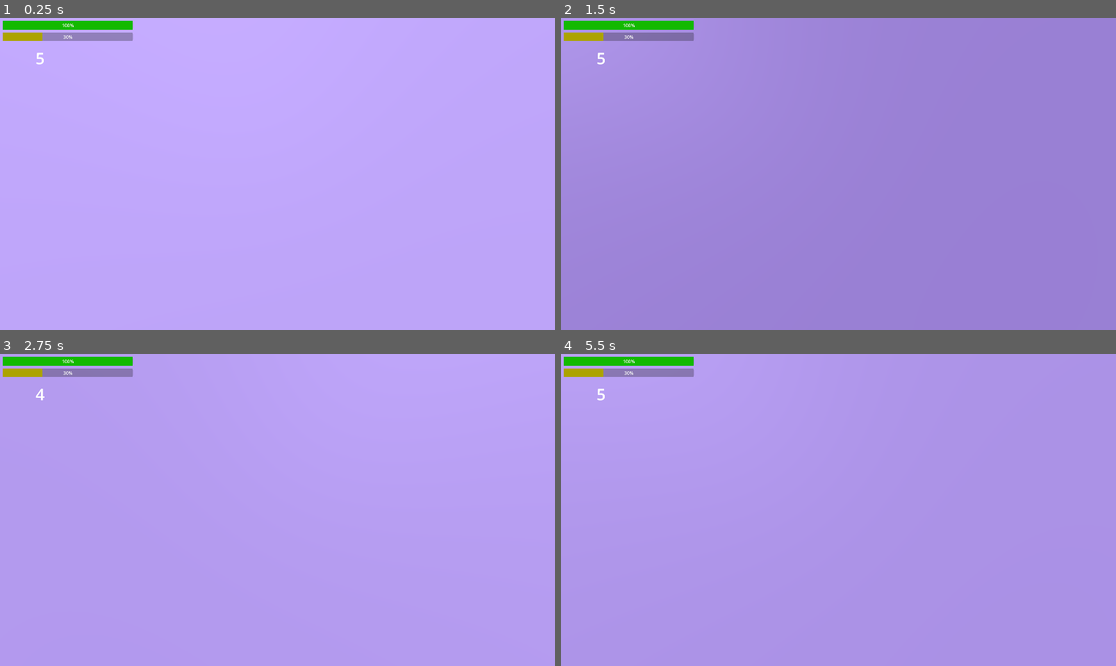
Above: before the commit, frames 1-4 (two rows, left to right).
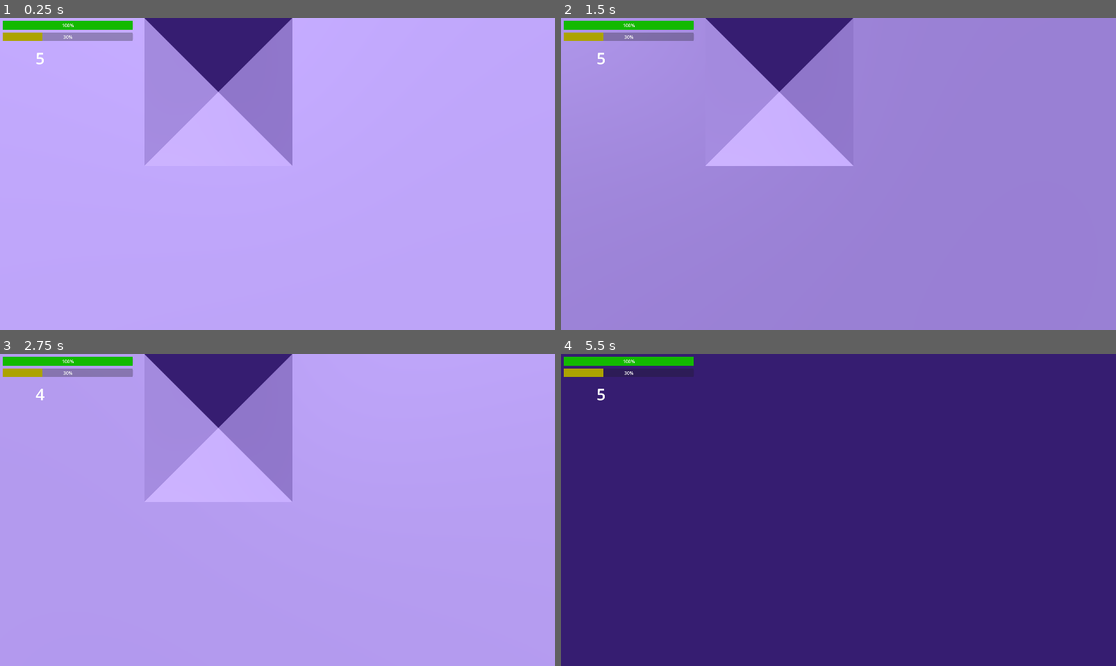
Above: after the commit, the same moments.

Repository: zalt00/SlipFeetpics
Game: Godot game, scene res://scenes/levels/niveau_amedee.tscn
The game is run twice, just before and just after one commit, with the same random seed, the same clock (stepped at 60 frames per second) and the same inputs. The project has no main scene, so this scene is started directly.
Inputs (mouse positions are in pixels of both pictures, inside the frame that each line leads up to):
- Up to frame 1 (0.25 s): no input
- Up to frame 2 (1.5 s): tap Enter (pause) at 0.5 s; move the mouse to (866, 174) at 0.52 s; hold W (avant) from 0.53 s (still down); tap S (arrière) at 0.6 s; tap R (respawn) at 1.25 s; move the mouse to (810, 174) at 1.27 s; tap F (godmod) at 1.35 s
- Up to frame 3 (2.75 s): keep holding W (avant); tap R (respawn) at 2 s; move the mouse to (288, 503) at 2.02 s; click (288, 503) at 2.1 s
- Up to frame 4 (5.5 s): keep holding W (avant); tap R (respawn) at 2.75, 3.5, 4.25 s; move the mouse to (832, 516) at 2.77 s; tap Middle mouse button (tirer_secondaire) at 2.85 s; move the mouse to (877, 513) at 3.52 s; hold Right mouse button (viser) 3.53-4.28 s; move the mouse to (794, 506) at 4.27 s; tap Z at 4.35 s; move the mouse to (844, 510) at 5.02 s; tap E at 5.1 s

The runs differ from the first frame. In frame 1, 9.5% of the frame differs, in the area x 26-53%, y 0-48%; in frame 2, 6.4%; in frame 3, 6.3%; in frame 4, 99%, in the area x 0-100%, y 0-100%.

Commit message:
detection lum

Diff:
--- a/scenes/antimatter_player_node.tscn
+++ b/scenes/antimatter_player_node.tscn
@@ -30,8 +30,10 @@
 script = ExtResource("1_tf8ae")
 projectile = NodePath("CSGMesh3D")
 
-[node name="MeshInstance3D" type="MeshInstance3D" parent="."]
+[node name="quad de shader" type="MeshInstance3D" parent="."]
 transform = Transform3D(1.07713, 0, 0, 0, 1.04222, 0, 0, 0, 1.06053, 0.0119474, 0, -0.353876)
+layers = 2
+cast_shadow = 0
 mesh = SubResource("QuadMesh_sywrr")
 surface_material_override/0 = SubResource("ShaderMaterial_0wb0k")
 
--- a/scenes/fps_player.tscn
+++ b/scenes/fps_player.tscn
@@ -1,11 +1,12 @@
-[gd_scene load_steps=14 format=3 uid="uid://bjqcqg24t4o3"]
+[gd_scene load_steps=16 format=3 uid="uid://bjqcqg24t4o3"]
 
 [ext_resource type="Script" path="res://scripts/player.gd" id="1_3j6es"]
 [ext_resource type="PackedScene" uid="uid://bigttmwopa71u" path="res://scenes/camera_items.tscn" id="2_f1rdo"]
-[ext_resource type="Material" uid="uid://l5iu0nejt7o3" path="res://materials/white.tres" id="3_ie03h"]
 [ext_resource type="PackedScene" uid="uid://co4lu1l5fa6ou" path="res://scenes/antimatter_player_node.tscn" id="3_p4fqn"]
 [ext_resource type="Theme" uid="uid://bn8rgdmv7kvuf" path="res://themes/illumination_level.tres" id="5_5cn51"]
+[ext_resource type="Material" uid="uid://jl4si673qlox" path="res://materials/white_vraiment_blanc.tres" id="5_7d6k7"]
 [ext_resource type="Theme" uid="uid://dpyaubnhngg7k" path="res://themes/health_bar.tres" id="5_we0pa"]
+[ext_resource type="ArrayMesh" uid="uid://68hq68u2gmmo" path="res://obj/cortex.obj" id="6_jwd0y"]
 [ext_resource type="PackedScene" uid="uid://b8gugxppn8f61" path="res://scenes/antimatter_grenade_launcher.tscn" id="7_8lwy5"]
 [ext_resource type="PackedScene" uid="uid://c5d2ojowi23y5" path="res://scenes/Echap.tscn" id="7_u1o4s"]
 [ext_resource type="AudioStream" uid="uid://dtdajr57g46uj" path="res://sounds/whoosh.mp3" id="9_fmnkt"]
@@ -21,6 +22,9 @@
 
 [sub_resource type="LabelSettings" id="LabelSettings_spi7g"]
 font_size = 55
+
+[sub_resource type="ViewportTexture" id="ViewportTexture_hyhvs"]
+viewport_path = NodePath("SubViewport")
 
 [node name="player" type="CharacterBody3D"]
 script = ExtResource("1_3j6es")
@@ -62,13 +66,22 @@
 [node name="light_detection" type="Node3D" parent="SubViewport"]
 
 [node name="Camera3D" type="Camera3D" parent="SubViewport/light_detection"]
-transform = Transform3D(1, 0, 0, 0, -4.37114e-08, 1, 0, -1, -4.37114e-08, 0, -0.287189, 0)
+transform = Transform3D(1, 0, 0, 0, -4.37114e-08, 1, 0, -1, -4.37114e-08, 0, 0.00585079, 0)
+cull_mask = 1048065
+fov = 67.7654
 
 [node name="MeshInstance3D" type="MeshInstance3D" parent="SubViewport/light_detection"]
 transform = Transform3D(1, 0, 0, 0, 1, 0, 0, 0, 1, 0, -0.543228, 0)
+visible = false
 layers = 512
-material_override = ExtResource("3_ie03h")
+material_override = ExtResource("5_7d6k7")
 mesh = SubResource("PlaneMesh_odakh")
+
+[node name="MeshInstance3D2" type="MeshInstance3D" parent="SubViewport/light_detection"]
+transform = Transform3D(0.707107, 0, 0.707107, 0, 0.306771, 0, -0.707107, 0, 0.707107, 0, -0.813188, 0)
+layers = 512
+cast_shadow = 0
+mesh = ExtResource("6_jwd0y")
 
 [node name="HUD" type="Control" parent="."]
 layout_mode = 3
@@ -111,6 +124,13 @@
 horizontal_alignment = 1
 vertical_alignment = 1
 
+[node name="TextureRect" type="TextureRect" parent="HUD"]
+layout_mode = 0
+offset_left = 500.0
+offset_right = 1012.0
+offset_bottom = 512.0
+texture = SubResource("ViewportTexture_hyhvs")
+
 [node name="Echap" parent="." instance=ExtResource("7_u1o4s")]
 anchors_preset = 0
 anchor_right = 0.0
--- a/scenes/levels/niveau_amedee.tscn
+++ b/scenes/levels/niveau_amedee.tscn
@@ -1,7 +1,8 @@
-[gd_scene load_steps=4 format=3 uid="uid://doboslpiwyr4n"]
+[gd_scene load_steps=5 format=3 uid="uid://doboslpiwyr4n"]
 
 [ext_resource type="Material" uid="uid://jl4si673qlox" path="res://materials/white_vraiment_blanc.tres" id="1_gu6h4"]
 [ext_resource type="PackedScene" uid="uid://bjqcqg24t4o3" path="res://scenes/fps_player.tscn" id="2_ovw1s"]
+[ext_resource type="PackedScene" uid="uid://cd4gqcvmru1dc" path="res://scenes/emancipation_grid.tscn" id="3_mj53v"]
 
 [sub_resource type="Environment" id="Environment_bi4ip"]
 background_mode = 1
@@ -24,16 +25,60 @@
 size = Vector3(7.81628, 11.2231, 4.19434)
 
 [node name="CSGBox3D3" type="CSGBox3D" parent="breakable"]
-transform = Transform3D(1, 0, 0, 0, 1, 0, 0, 0, 1, -1.51036, 16.6863, 1.93177)
+transform = Transform3D(0.999961, 0, -0.00886616, -0.00885768, 0.043724, -0.999004, 0.000387664, 0.999044, 0.0437223, 0.179332, 16.8114, -4.01091)
+size = Vector3(16.6033, 1.00196, 5.30783)
+
+[node name="CSGBox3D6" type="CSGBox3D" parent="breakable"]
+transform = Transform3D(1, 0, 0, 0, 1, 0, 0, 0, 1, -11.0582, 6.94218, 10.3518)
 size = Vector3(11.0758, 1.00196, 12.9975)
 
 [node name="CSGBox3D4" type="CSGBox3D" parent="breakable"]
-transform = Transform3D(1, 0, 0, 0, 1, 0, 0, 0, 1, 0.911528, 9.32229, -25.4708)
-size = Vector3(11.0292, 1, 4.97559)
+transform = Transform3D(1, 0, 0, 0, 1, 0, 0, 0, 1, 2.09938, 9.32229, -33.7422)
+size = Vector3(23.5251, 1, 25.731)
+
+[node name="CSGBox3D15" type="CSGBox3D" parent="breakable"]
+transform = Transform3D(1, 0, 0, 0, 0.78443, -0.620217, 0, 0.620217, 0.78443, -6.62391, 41.7585, -48.6179)
+size = Vector3(23.5251, 1, 25.731)
 
 [node name="CSGBox3D5" type="CSGBox3D" parent="breakable"]
 transform = Transform3D(1, 0, 0, 0, 1, 0, 0, 0, 1, 0.334167, 9.11419, -12.9725)
 size = Vector3(10.3177, 1.6073, 5.49622)
+
+[node name="CSGBox3D7" type="CSGBox3D" parent="breakable"]
+transform = Transform3D(1, 0, 0, 0, 1, 0, 0, 0, 1, 6.77233, 10.522, -29.5083)
+size = Vector3(3.89771, 2.41364, 3.46509)
+
+[node name="CSGBox3D8" type="CSGBox3D" parent="breakable"]
+transform = Transform3D(1, 0, 0, 0, 1, 0, 0, 0, 1, 4.72114, 11.1539, -31.8351)
+size = Vector3(3.89771, 3.67752, 3.46509)
+
+[node name="CSGBox3D9" type="CSGBox3D" parent="breakable"]
+transform = Transform3D(1, 0, 0, 0, 1, 0, 0, 0, 1, -0.992567, 11.6188, -36.7289)
+size = Vector3(3.89771, 5.39285, 1.70569)
+
+[node name="CSGBox3D10" type="CSGBox3D" parent="breakable"]
+transform = Transform3D(1, 0, 0, 0, -0.462012, -0.886874, 0, 0.886874, -0.462012, -0.992567, 18.2453, -41.2325)
+size = Vector3(3.89771, 8.88991, 3.54849)
+
+[node name="CSGBox3D11" type="CSGBox3D" parent="breakable"]
+transform = Transform3D(1, 0, 0, 0, -0.0340098, -0.999421, 0, 0.999421, -0.0340098, -0.992567, 20.1272, -48.8476)
+size = Vector3(3.89771, 8.88991, 3.54849)
+
+[node name="CSGBox3D12" type="CSGBox3D" parent="breakable"]
+transform = Transform3D(1, 0, 0, 0, -0.0340098, -0.999421, 0, 0.999421, -0.0340098, -8.4963, 19.1168, -51.1441)
+size = Vector3(3.89771, 1.37214, 5.72416)
+
+[node name="CSGBox3D13" type="CSGBox3D" parent="breakable"]
+transform = Transform3D(1, 0, 0, 0, -0.0340098, -0.999421, 0, 0.999421, -0.0340098, -15.7316, 21.5892, -55.8696)
+size = Vector3(3.89771, 10.986, 1.10365)
+
+[node name="CSGBox3D16" type="CSGBox3D" parent="breakable"]
+transform = Transform3D(1, 0, 0, 0, -0.996112, -0.0880946, 0, 0.0880946, -0.996112, -15.7316, 8.92959, -68.3)
+size = Vector3(3.89771, 48.3402, 7.16327)
+
+[node name="CSGBox3D14" type="CSGBox3D" parent="breakable"]
+transform = Transform3D(1, 0, 0, 0, -0.0340098, -0.999421, 0, 0.999421, -0.0340098, -7.90944, 16.5525, -73.928)
+size = Vector3(3.89771, 5.91348, 1.10365)
 
 [node name="player" parent="." node_paths=PackedStringArray("breakable") instance=ExtResource("2_ovw1s")]
 transform = Transform3D(1, 0, 0, 0, 1, 0, 0, 0, 1, 0, 1.3985, 0)
@@ -46,3 +91,16 @@
 transform = Transform3D(0.986847, 0.048048, -0.15435, 0.0418395, 0.846358, 0.530969, 0.156147, -0.530443, 0.833215, 0, 5.13811, 7.84622)
 light_indirect_energy = 0.0
 shadow_enabled = true
+
+[node name="EmancipationGrid" parent="." node_paths=PackedStringArray("player") instance=ExtResource("3_mj53v")]
+transform = Transform3D(1, 0, 0, 0, 1, 0, 0, 0, 1, 0.645787, 9.94542, -25.4787)
+player = NodePath("../player")
+
+[node name="SpotLight3D" type="SpotLight3D" parent="."]
+transform = Transform3D(1, 0, 0, 0, 0.987027, 0.160553, 0, -0.160553, 0.987027, -7.86526, 20.1831, -44.898)
+light_energy = 16.0
+shadow_enabled = true
+spot_range = 45.974
+spot_attenuation = 0.0473661
+spot_angle = 5.79
+spot_angle_attenuation = 0.0525561
